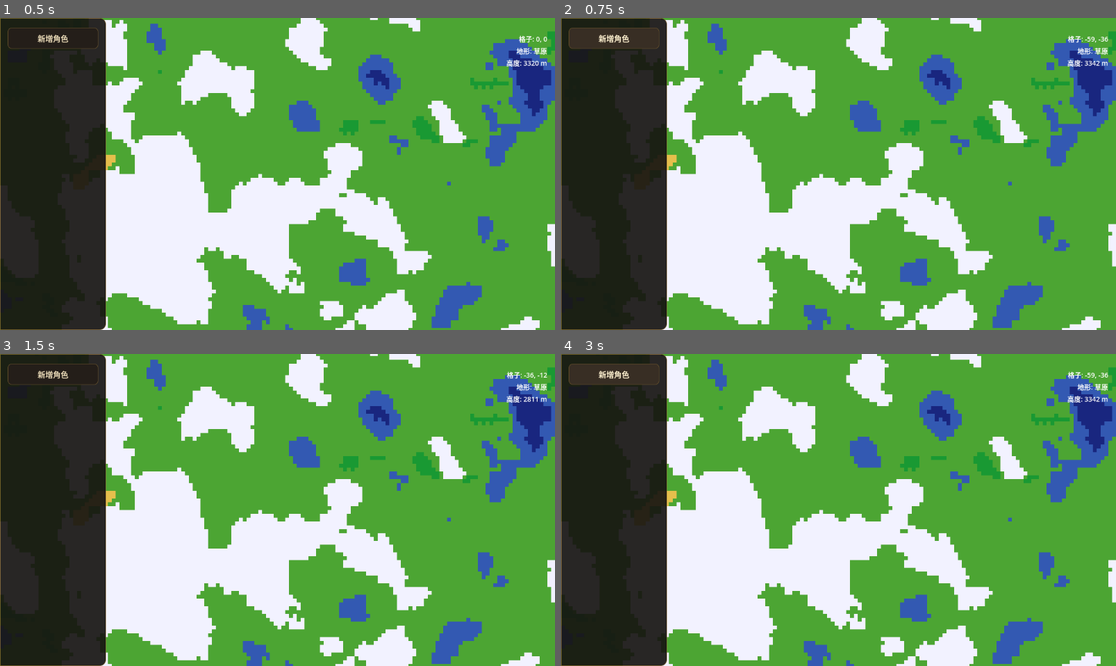
Above: before the commit, frames 1-4 (two rows, left to right).
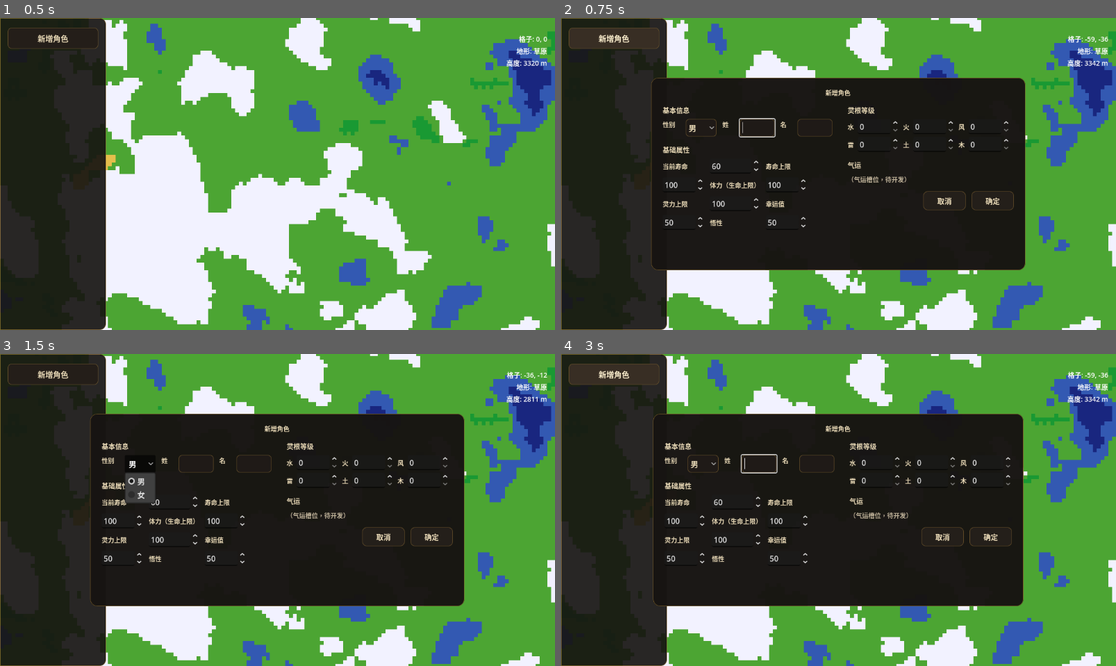
Above: after the commit, the same moments.

Repository: iiishop/cultivation-simulator
Game: Godot game, scene res://Scenes/map_view.tscn
Two runs of this game, one before a commit and one after it. Both use one fixed random seed, a clock stepped at 60 frames per second and the inputs below.
Inputs (mouse positions are in pixels of both pictures, inside the frame that each line leads up to):
- Up to frame 1 (0.5 s): no input
- Up to frame 2 (0.75 s): click "新增角色" at 0.5 s
- Up to frame 3 (1.5 s): click (138, 463) at 1.25 s, where only the run after the commit has a clickable "男"
- Up to frame 4 (3 s): click (943, 538) at 2 s, where only the run after the commit has a clickable "取消"; click "新增角色" at 2.75 s

Frame 1 is identical in both runs. In frame 2, 40% of the frame differs, in the area x 16-84%, y 19-81%; in frame 3, 40%; in frame 4, 40%.

Commit message:
feat: Implement character addition panel in sidebar
- Added a PopupPanel for character creation in sidebar.gd, enhancing user interaction.
- Preloaded and instantiated the AddCharacterPanel scene when the add character button is pressed.
- Connected the character creation signal to handle newly created characters, preparing for future integration into the character list or save system.

Diff:
--- /dev/null
+++ b/Elements/AddCharacterPanel.tscn
@@ -0,0 +1,304 @@
+[gd_scene load_steps=2 format=3 uid="uid://add_character_panel_001"]
+
+[ext_resource type="Script" path="res://Scripts/add_character_panel.gd" id="1_script"]
+
+[node name="AddCharacterPanel" type="PopupPanel"]
+process_mode = 3
+script = ExtResource("1_script")
+size = Vector2i(720, 400)
+
+[node name="MarginContainer" type="MarginContainer" parent="."]
+layout_mode = 1
+anchors_preset = 15
+anchor_right = 1.0
+anchor_bottom = 1.0
+grow_horizontal = 2
+grow_vertical = 2
+theme_override_constants/margin_left = 24
+theme_override_constants/margin_top = 20
+theme_override_constants/margin_right = 24
+theme_override_constants/margin_bottom = 20
+
+[node name="ScrollContainer" type="ScrollContainer" parent="MarginContainer"]
+layout_mode = 2
+size_flags_vertical = 3
+horizontal_scroll_mode = 0
+
+[node name="VBox" type="VBoxContainer" parent="MarginContainer/ScrollContainer"]
+unique_name_in_owner = true
+layout_mode = 2
+size_flags_horizontal = 3
+theme_override_constants/separation = 16
+
+[node name="Title" type="Label" parent="MarginContainer/ScrollContainer/VBox"]
+unique_name_in_owner = true
+layout_mode = 2
+text = "新增角色"
+horizontal_alignment = 1
+
+[node name="MainHBox" type="HBoxContainer" parent="MarginContainer/ScrollContainer/VBox"]
+layout_mode = 2
+theme_override_constants/separation = 32
+size_flags_horizontal = 3
+
+[node name="LeftCol" type="VBoxContainer" parent="MarginContainer/ScrollContainer/VBox/MainHBox"]
+layout_mode = 2
+size_flags_horizontal = 3
+theme_override_constants/separation = 16
+
+[node name="BasicSection" type="VBoxContainer" parent="MarginContainer/ScrollContainer/VBox/MainHBox/LeftCol"]
+layout_mode = 2
+theme_override_constants/separation = 8
+
+[node name="SectionLabel" type="Label" parent="MarginContainer/ScrollContainer/VBox/MainHBox/LeftCol/BasicSection"]
+layout_mode = 2
+text = "基本信息"
+
+[node name="BasicRow" type="HBoxContainer" parent="MarginContainer/ScrollContainer/VBox/MainHBox/LeftCol/BasicSection"]
+layout_mode = 2
+theme_override_constants/separation = 12
+
+[node name="GenderLabel" type="Label" parent="MarginContainer/ScrollContainer/VBox/MainHBox/LeftCol/BasicSection/BasicRow"]
+layout_mode = 2
+custom_minimum_size = Vector2(36, 0)
+size_flags_vertical = 1
+text = "性别"
+
+[node name="Gender" type="OptionButton" parent="MarginContainer/ScrollContainer/VBox/MainHBox/LeftCol/BasicSection/BasicRow"]
+unique_name_in_owner = true
+layout_mode = 2
+item_count = 2
+selected = 0
+size_flags_vertical = 1
+custom_minimum_size = Vector2(64, 0)
+text = "男"
+
+[node name="SurnameLabel" type="Label" parent="MarginContainer/ScrollContainer/VBox/MainHBox/LeftCol/BasicSection/BasicRow"]
+layout_mode = 2
+custom_minimum_size = Vector2(24, 0)
+size_flags_vertical = 1
+text = "姓"
+
+[node name="Surname" type="LineEdit" parent="MarginContainer/ScrollContainer/VBox/MainHBox/LeftCol/BasicSection/BasicRow"]
+unique_name_in_owner = true
+layout_mode = 2
+size_flags_horizontal = 3
+size_flags_vertical = 1
+placeholder_text = ""
+
+[node name="GivenNameLabel" type="Label" parent="MarginContainer/ScrollContainer/VBox/MainHBox/LeftCol/BasicSection/BasicRow"]
+layout_mode = 2
+custom_minimum_size = Vector2(24, 0)
+size_flags_vertical = 1
+text = "名"
+
+[node name="GivenName" type="LineEdit" parent="MarginContainer/ScrollContainer/VBox/MainHBox/LeftCol/BasicSection/BasicRow"]
+unique_name_in_owner = true
+layout_mode = 2
+size_flags_horizontal = 3
+size_flags_vertical = 1
+placeholder_text = ""
+
+[node name="StatsSection" type="VBoxContainer" parent="MarginContainer/ScrollContainer/VBox/MainHBox/LeftCol"]
+layout_mode = 2
+theme_override_constants/separation = 8
+
+[node name="SectionLabel" type="Label" parent="MarginContainer/ScrollContainer/VBox/MainHBox/LeftCol/StatsSection"]
+layout_mode = 2
+text = "基础属性"
+
+[node name="Grid" type="GridContainer" parent="MarginContainer/ScrollContainer/VBox/MainHBox/LeftCol/StatsSection"]
+layout_mode = 2
+theme_override_constants/h_separation = 12
+theme_override_constants/v_separation = 8
+columns = 3
+
+[node name="LifespanCurrLabel" type="Label" parent="MarginContainer/ScrollContainer/VBox/MainHBox/LeftCol/StatsSection/Grid"]
+layout_mode = 2
+custom_minimum_size = Vector2(72, 0)
+text = "当前寿命"
+
+[node name="LifespanCurrent" type="SpinBox" parent="MarginContainer/ScrollContainer/VBox/MainHBox/LeftCol/StatsSection/Grid"]
+unique_name_in_owner = true
+layout_mode = 2
+min_value = 0.0
+max_value = 9999.0
+value = 60.0
+
+[node name="LifespanMaxLabel" type="Label" parent="MarginContainer/ScrollContainer/VBox/MainHBox/LeftCol/StatsSection/Grid"]
+layout_mode = 2
+custom_minimum_size = Vector2(72, 0)
+text = "寿命上限"
+
+[node name="LifespanMax" type="SpinBox" parent="MarginContainer/ScrollContainer/VBox/MainHBox/LeftCol/StatsSection/Grid"]
+unique_name_in_owner = true
+layout_mode = 2
+min_value = 1.0
+max_value = 9999.0
+value = 100.0
+
+[node name="StaminaLabel" type="Label" parent="MarginContainer/ScrollContainer/VBox/MainHBox/LeftCol/StatsSection/Grid"]
+layout_mode = 2
+custom_minimum_size = Vector2(72, 0)
+text = "体力（生命上限）"
+
+[node name="StaminaMax" type="SpinBox" parent="MarginContainer/ScrollContainer/VBox/MainHBox/LeftCol/StatsSection/Grid"]
+unique_name_in_owner = true
+layout_mode = 2
+min_value = 1.0
+max_value = 99999.0
+value = 100.0
+
+[node name="SpiritLabel" type="Label" parent="MarginContainer/ScrollContainer/VBox/MainHBox/LeftCol/StatsSection/Grid"]
+layout_mode = 2
+custom_minimum_size = Vector2(72, 0)
+text = "灵力上限"
+
+[node name="SpiritMax" type="SpinBox" parent="MarginContainer/ScrollContainer/VBox/MainHBox/LeftCol/StatsSection/Grid"]
+unique_name_in_owner = true
+layout_mode = 2
+min_value = 0.0
+max_value = 99999.0
+value = 100.0
+
+[node name="LuckLabel" type="Label" parent="MarginContainer/ScrollContainer/VBox/MainHBox/LeftCol/StatsSection/Grid"]
+layout_mode = 2
+custom_minimum_size = Vector2(72, 0)
+text = "幸运值"
+
+[node name="Luck" type="SpinBox" parent="MarginContainer/ScrollContainer/VBox/MainHBox/LeftCol/StatsSection/Grid"]
+unique_name_in_owner = true
+layout_mode = 2
+min_value = 0.0
+max_value = 999.0
+value = 50.0
+
+[node name="ComprehensionLabel" type="Label" parent="MarginContainer/ScrollContainer/VBox/MainHBox/LeftCol/StatsSection/Grid"]
+layout_mode = 2
+custom_minimum_size = Vector2(72, 0)
+text = "悟性"
+
+[node name="Comprehension" type="SpinBox" parent="MarginContainer/ScrollContainer/VBox/MainHBox/LeftCol/StatsSection/Grid"]
+unique_name_in_owner = true
+layout_mode = 2
+min_value = 0.0
+max_value = 999.0
+value = 50.0
+
+[node name="RightCol" type="VBoxContainer" parent="MarginContainer/ScrollContainer/VBox/MainHBox"]
+layout_mode = 2
+size_flags_horizontal = 3
+theme_override_constants/separation = 16
+
+[node name="RootsSection" type="VBoxContainer" parent="MarginContainer/ScrollContainer/VBox/MainHBox/RightCol"]
+layout_mode = 2
+theme_override_constants/separation = 8
+
+[node name="SectionLabel" type="Label" parent="MarginContainer/ScrollContainer/VBox/MainHBox/RightCol/RootsSection"]
+layout_mode = 2
+text = "灵根等级"
+
+[node name="RootsGrid" type="GridContainer" parent="MarginContainer/ScrollContainer/VBox/MainHBox/RightCol/RootsSection"]
+layout_mode = 2
+theme_override_constants/h_separation = 8
+theme_override_constants/v_separation = 6
+columns = 6
+
+[node name="WaterLabel" type="Label" parent="MarginContainer/ScrollContainer/VBox/MainHBox/RightCol/RootsSection/RootsGrid"]
+layout_mode = 2
+text = "水"
+
+[node name="RootWater" type="SpinBox" parent="MarginContainer/ScrollContainer/VBox/MainHBox/RightCol/RootsSection/RootsGrid"]
+unique_name_in_owner = true
+layout_mode = 2
+min_value = 0.0
+max_value = 99.0
+value = 0.0
+
+[node name="FireLabel" type="Label" parent="MarginContainer/ScrollContainer/VBox/MainHBox/RightCol/RootsSection/RootsGrid"]
+layout_mode = 2
+text = "火"
+
+[node name="RootFire" type="SpinBox" parent="MarginContainer/ScrollContainer/VBox/MainHBox/RightCol/RootsSection/RootsGrid"]
+unique_name_in_owner = true
+layout_mode = 2
+min_value = 0.0
+max_value = 99.0
+value = 0.0
+
+[node name="WindLabel" type="Label" parent="MarginContainer/ScrollContainer/VBox/MainHBox/RightCol/RootsSection/RootsGrid"]
+layout_mode = 2
+text = "风"
+
+[node name="RootWind" type="SpinBox" parent="MarginContainer/ScrollContainer/VBox/MainHBox/RightCol/RootsSection/RootsGrid"]
+unique_name_in_owner = true
+layout_mode = 2
+min_value = 0.0
+max_value = 99.0
+value = 0.0
+
+[node name="ThunderLabel" type="Label" parent="MarginContainer/ScrollContainer/VBox/MainHBox/RightCol/RootsSection/RootsGrid"]
+layout_mode = 2
+text = "雷"
+
+[node name="RootThunder" type="SpinBox" parent="MarginContainer/ScrollContainer/VBox/MainHBox/RightCol/RootsSection/RootsGrid"]
+unique_name_in_owner = true
+layout_mode = 2
+min_value = 0.0
+max_value = 99.0
+value = 0.0
+
+[node name="EarthLabel" type="Label" parent="MarginContainer/ScrollContainer/VBox/MainHBox/RightCol/RootsSection/RootsGrid"]
+layout_mode = 2
+text = "土"
+
+[node name="RootEarth" type="SpinBox" parent="MarginContainer/ScrollContainer/VBox/MainHBox/RightCol/RootsSection/RootsGrid"]
+unique_name_in_owner = true
+layout_mode = 2
+min_value = 0.0
+max_value = 99.0
+value = 0.0
+
+[node name="WoodLabel" type="Label" parent="MarginContainer/ScrollContainer/VBox/MainHBox/RightCol/RootsSection/RootsGrid"]
+layout_mode = 2
+text = "木"
+
+[node name="RootWood" type="SpinBox" parent="MarginContainer/ScrollContainer/VBox/MainHBox/RightCol/RootsSection/RootsGrid"]
+unique_name_in_owner = true
+layout_mode = 2
+min_value = 0.0
+max_value = 99.0
+value = 0.0
+
+[node name="FortuneSection" type="VBoxContainer" parent="MarginContainer/ScrollContainer/VBox/MainHBox/RightCol"]
+layout_mode = 2
+theme_override_constants/separation = 8
+
+[node name="SectionLabel" type="Label" parent="MarginContainer/ScrollContainer/VBox/MainHBox/RightCol/FortuneSection"]
+layout_mode = 2
+text = "气运"
+
+[node name="FortuneSlot" type="Label" parent="MarginContainer/ScrollContainer/VBox/MainHBox/RightCol/FortuneSection"]
+unique_name_in_owner = true
+layout_mode = 2
+text = "（气运槽位，待开发）"
+
+[node name="ButtonsRow" type="HBoxContainer" parent="MarginContainer/ScrollContainer/VBox/MainHBox/RightCol"]
+layout_mode = 2
+theme_override_constants/separation = 12
+
+[node name="Spacer" type="Control" parent="MarginContainer/ScrollContainer/VBox/MainHBox/RightCol/ButtonsRow"]
+layout_mode = 2
+size_flags_horizontal = 3
+
+[node name="BtnCancel" type="Button" parent="MarginContainer/ScrollContainer/VBox/MainHBox/RightCol/ButtonsRow"]
+unique_name_in_owner = true
+layout_mode = 2
+custom_minimum_size = Vector2(88, 0)
+text = "取消"
+
+[node name="BtnConfirm" type="Button" parent="MarginContainer/ScrollContainer/VBox/MainHBox/RightCol/ButtonsRow"]
+unique_name_in_owner = true
+layout_mode = 2
+custom_minimum_size = Vector2(88, 0)
+text = "确定"
--- /dev/null
+++ b/Scripts/add_character_panel.gd
@@ -0,0 +1,191 @@
+extends PopupPanel
+
+## 新增角色弹窗：填写性别、姓名、基础属性、灵根、气运槽；与设置/暂停同风格
+
+const CharacterScript := preload("res://Scripts/character.gd")
+
+signal character_created(character: Resource)
+
+@onready var _title: Label = %Title
+@onready var _gender: OptionButton = %Gender
+@onready var _surname: LineEdit = %Surname
+@onready var _given_name: LineEdit = %GivenName
+@onready var _lifespan_current: SpinBox = %LifespanCurrent
+@onready var _lifespan_max: SpinBox = %LifespanMax
+@onready var _stamina_max: SpinBox = %StaminaMax
+@onready var _spirit_max: SpinBox = %SpiritMax
+@onready var _luck: SpinBox = %Luck
+@onready var _comprehension: SpinBox = %Comprehension
+@onready var _root_water: SpinBox = %RootWater
+@onready var _root_fire: SpinBox = %RootFire
+@onready var _root_wind: SpinBox = %RootWind
+@onready var _root_thunder: SpinBox = %RootThunder
+@onready var _root_earth: SpinBox = %RootEarth
+@onready var _root_wood: SpinBox = %RootWood
+@onready var _fortune_slot: Label = %FortuneSlot
+@onready var _btn_confirm: Button = %BtnConfirm
+@onready var _btn_cancel: Button = %BtnCancel
+
+const _PANEL_BG := Color(0.09, 0.08, 0.07, 0.98)
+const _PANEL_BORDER := Color(0.55, 0.42, 0.18, 0.9)
+const _BTN_BG := Color(0.14, 0.12, 0.10, 1.0)
+const _BTN_HOVER := Color(0.22, 0.18, 0.14, 1.0)
+const _BTN_PRESSED := Color(0.08, 0.07, 0.06, 1.0)
+const _BTN_BORDER := Color(0.45, 0.35, 0.18, 0.8)
+const _TITLE_COLOR := Color(0.92, 0.86, 0.72, 1.0)
+const _INPUT_BG := Color(0.12, 0.10, 0.09, 1.0)
+const _FONT_TITLE := 20
+const _FONT_SECTION := 14
+const _FONT_BTN := 15
+const _FONT_LABEL := 13
+
+
+func _ready() -> void:
+	# 从侧栏打开时游戏可能未暂停，必须能接收输入
+	process_mode = Node.PROCESS_MODE_ALWAYS
+	_apply_theme()
+	_gender.clear()
+	_gender.add_item(CharacterScript.GENDER_NAMES[CharacterScript.Gender.MALE], int(CharacterScript.Gender.MALE))
+	_gender.add_item(CharacterScript.GENDER_NAMES[CharacterScript.Gender.FEMALE], int(CharacterScript.Gender.FEMALE))
+	_btn_confirm.pressed.connect(_on_confirm_pressed)
+	_btn_cancel.pressed.connect(hide)
+	close_requested.connect(hide)
+
+
+func _apply_theme() -> void:
+	var panel_style := StyleBoxFlat.new()
+	panel_style.bg_color = _PANEL_BG
+	panel_style.border_color = _PANEL_BORDER
+	panel_style.set_border_width_all(1)
+	panel_style.set_corner_radius_all(14)
+	panel_style.set_content_margin_all(0)
+	add_theme_stylebox_override("panel", panel_style)
+	if _title:
+		_title.add_theme_font_size_override("font_size", _FONT_TITLE)
+		_title.add_theme_color_override("font_color", _TITLE_COLOR)
+	for btn in [_btn_confirm, _btn_cancel]:
+		if not is_instance_valid(btn):
+			continue
+		btn.add_theme_font_size_override("font_size", _FONT_BTN)
+		btn.custom_minimum_size.y = 36
+		var sb := StyleBoxFlat.new()
+		sb.bg_color = _BTN_BG
+		sb.border_color = _BTN_BORDER
+		sb.set_border_width_all(1)
+		sb.set_corner_radius_all(8)
+		sb.set_content_margin_all(8)
+		btn.add_theme_stylebox_override("normal", sb)
+		btn.add_theme_stylebox_override("hover", _make_style(_BTN_HOVER))
+		btn.add_theme_stylebox_override("pressed", _make_style(_BTN_PRESSED))
+		btn.add_theme_color_override("font_color", _TITLE_COLOR)
+	for le in [_surname, _given_name]:
+		if not is_instance_valid(le):
+			continue
+		le.add_theme_color_override("font_color", _TITLE_COLOR)
+		var sb_le := StyleBoxFlat.new()
+		sb_le.bg_color = _INPUT_BG
+		sb_le.border_color = _BTN_BORDER
+		sb_le.set_border_width_all(1)
+		sb_le.set_corner_radius_all(6)
+		sb_le.set_content_margin_all(6)
+		le.add_theme_stylebox_override("normal", sb_le)
+	if _gender:
+		_gender.add_theme_color_override("font_color", _TITLE_COLOR)
+		var sb_opt := StyleBoxFlat.new()
+		sb_opt.bg_color = _INPUT_BG
+		sb_opt.border_color = _BTN_BORDER
+		sb_opt.set_border_width_all(1)
+		sb_opt.set_corner_radius_all(6)
+		sb_opt.set_content_margin_all(6)
+		_gender.add_theme_stylebox_override("normal", sb_opt)
+	_apply_spinbox_theme()
+	_apply_label_color($MarginContainer/ScrollContainer/VBox)
+	if _fortune_slot:
+		_fortune_slot.add_theme_color_override("font_color", Color(0.75, 0.7, 0.6, 1.0))
+
+
+func _make_style(bg: Color) -> StyleBoxFlat:
+	var s := StyleBoxFlat.new()
+	s.bg_color = bg
+	s.border_color = _BTN_BORDER
+	s.set_border_width_all(1)
+	s.set_corner_radius_all(8)
+	s.set_content_margin_all(8)
+	return s
+
+
+func _apply_spinbox_theme() -> void:
+	var spinboxes: Array[SpinBox] = [
+		_lifespan_current, _lifespan_max, _stamina_max, _spirit_max, _luck, _comprehension,
+		_root_water, _root_fire, _root_wind, _root_thunder, _root_earth, _root_wood
+	]
+	for sb in spinboxes:
+		if not is_instance_valid(sb):
+			continue
+		sb.custom_minimum_size.y = 28
+		sb.add_theme_font_size_override("font_size", _FONT_LABEL)
+		sb.add_theme_color_override("font_color", _TITLE_COLOR)
+		var s := StyleBoxFlat.new()
+		s.bg_color = _INPUT_BG
+		s.border_color = _BTN_BORDER
+		s.set_border_width_all(1)
+		s.set_corner_radius_all(6)
+		s.set_content_margin_all(6)
+		sb.add_theme_stylebox_override("normal", s)
+
+
+func _apply_label_color(root: Node) -> void:
+	if root is Label:
+		var lbl := root as Label
+		lbl.add_theme_color_override("font_color", _TITLE_COLOR)
+		var font_size := _FONT_SECTION if root.name == "SectionLabel" else _FONT_LABEL
+		lbl.add_theme_font_size_override("font_size", font_size)
+	for c in root.get_children():
+		_apply_label_color(c)
+
+
+func _on_confirm_pressed() -> void:
+	var ch = CharacterScript.new()
+	ch.gender = _gender.get_selected_id() as CharacterScript.Gender
+	ch.surname = _surname.text.strip_edges()
+	ch.given_name = _given_name.text.strip_edges()
+	ch.lifespan_current = int(_lifespan_current.value)
+	ch.lifespan_max = int(_lifespan_max.value)
+	ch.stamina_max = int(_stamina_max.value)
+	ch.spirit_max = int(_spirit_max.value)
+	ch.luck = int(_luck.value)
+	ch.comprehension = int(_comprehension.value)
+	ch.set_spirit_root_level(CharacterScript.SpiritRoot.WATER, int(_root_water.value))
+	ch.set_spirit_root_level(CharacterScript.SpiritRoot.FIRE, int(_root_fire.value))
+	ch.set_spirit_root_level(CharacterScript.SpiritRoot.WIND, int(_root_wind.value))
+	ch.set_spirit_root_level(CharacterScript.SpiritRoot.THUNDER, int(_root_thunder.value))
+	ch.set_spirit_root_level(CharacterScript.SpiritRoot.EARTH, int(_root_earth.value))
+	ch.set_spirit_root_level(CharacterScript.SpiritRoot.WOOD, int(_root_wood.value))
+	# 气运槽预留，ch.fortune 保持 null
+	character_created.emit(ch)
+	hide()
+
+
+func open_for_new() -> void:
+	_gender.selected = CharacterScript.Gender.MALE
+	_surname.text = ""
+	_given_name.text = ""
+	_lifespan_current.value = 60
+	_lifespan_max.value = 100
+	_stamina_max.value = 100
+	_spirit_max.value = 100
+	_luck.value = 50
+	_comprehension.value = 50
+	_root_water.value = 0
+	_root_fire.value = 0
+	_root_wind.value = 0
+	_root_thunder.value = 0
+	_root_earth.value = 0
+	_root_wood.value = 0
+	# 确保弹窗有固定尺寸，便于 ScrollContainer 正确计算滚动（Godot 4 文档：子节点 custom_minimum_size 决定可滚动范围）
+	size = Vector2i(720, 400)
+	min_size = Vector2i(600, 360)
+	popup_centered()
+	# 打开后焦点到第一个可编辑控件，便于键盘操作
+	await get_tree().process_frame
+	_surname.grab_focus()
--- /dev/null
+++ b/Scripts/character.gd
@@ -0,0 +1,67 @@
+extends Resource
+class_name Character
+
+## 人物：性别、姓名、基础属性、灵根等级、气运槽
+
+enum Gender { MALE, FEMALE }
+const GENDER_NAMES := ["男", "女"]
+
+## 灵根类型
+enum SpiritRoot {
+	WATER,   ## 水
+	FIRE,    ## 火
+	WIND,    ## 风
+	THUNDER, ## 雷
+	EARTH,   ## 土
+	WOOD     ## 木
+}
+const SPIRIT_ROOT_NAMES := ["水", "火", "风", "雷", "土", "木"]
+
+# ---- 基础信息 ----
+@export var gender: Gender = Gender.MALE
+@export var surname: String = ""
+@export var given_name: String = ""
+
+# ---- 基础属性 ----
+@export var lifespan_current: int = 60
+@export var lifespan_max: int = 100
+@export var stamina_max: int = 100   ## 体力（生命值上限）
+@export var spirit_max: int = 100   ## 灵力上限
+@export var luck: int = 50          ## 幸运值
+@export var comprehension: int = 50 ## 悟性
+
+# ---- 灵根等级（0 表示无/未开启） ----
+@export var spirit_root_water: int = 0
+@export var spirit_root_fire: int = 0
+@export var spirit_root_wind: int = 0
+@export var spirit_root_thunder: int = 0
+@export var spirit_root_earth: int = 0
+@export var spirit_root_wood: int = 0
+
+# ---- 气运槽（预留，类型为 Fortune） ----
+@export var fortune: Resource
+
+
+func get_full_name() -> String:
+	return surname + given_name
+
+
+func get_spirit_root_level(root: SpiritRoot) -> int:
+	match root:
+		SpiritRoot.WATER: return spirit_root_water
+		SpiritRoot.FIRE: return spirit_root_fire
+		SpiritRoot.WIND: return spirit_root_wind
+		SpiritRoot.THUNDER: return spirit_root_thunder
+		SpiritRoot.EARTH: return spirit_root_earth
+		SpiritRoot.WOOD: return spirit_root_wood
+	return 0
+
+
+func set_spirit_root_level(root: SpiritRoot, level: int) -> void:
+	match root:
+		SpiritRoot.WATER: spirit_root_water = level
+		SpiritRoot.FIRE: spirit_root_fire = level
+		SpiritRoot.WIND: spirit_root_wind = level
+		SpiritRoot.THUNDER: spirit_root_thunder = level
+		SpiritRoot.EARTH: spirit_root_earth = level
+		SpiritRoot.WOOD: spirit_root_wood = level
--- /dev/null
+++ b/Scripts/fortune.gd
@@ -0,0 +1,24 @@
+extends Resource
+class_name Fortune
+
+## 气运：名字 + 品阶（凡品 → 天品），后续扩展用
+
+enum Rank {
+	MORTAL,    ## 凡品
+	LOW,       ## 下品
+	MID,       ## 中品
+	HIGH,      ## 上品
+	DIVINE,    ## 神品
+	HEAVEN     ## 天品
+}
+
+const RANK_NAMES := ["凡品", "下品", "中品", "上品", "神品", "天品"]
+
+@export var display_name: String = ""
+@export var rank: Rank = Rank.MORTAL
+
+
+func get_rank_name() -> String:
+	if rank >= 0 and rank < RANK_NAMES.size():
+		return RANK_NAMES[rank]
+	return RANK_NAMES[0]
--- a/Scripts/sidebar.gd
+++ b/Scripts/sidebar.gd
@@ -3,6 +3,8 @@
 ## 左侧边栏：与暂停/设置同风格（仙侠风），内含「新增角色」等按钮
 
 @onready var _btn_add_character: Button = %BtnAddCharacter
+
+var _add_character_panel: PopupPanel
 
 const _PANEL_BG := Color(0.09, 0.08, 0.07, 0.92)
 const _PANEL_BORDER := Color(0.55, 0.42, 0.18, 0.9)
@@ -52,5 +54,14 @@
 
 
 func _on_add_character_pressed() -> void:
-	# 预留：打开新增角色流程
+	if _add_character_panel == null:
+		var AddCharacterPanelScene := preload("res://Elements/AddCharacterPanel.tscn") as PackedScene
+		_add_character_panel = AddCharacterPanelScene.instantiate() as PopupPanel
+		get_parent().add_child(_add_character_panel)
+		_add_character_panel.character_created.connect(_on_character_created)
+	_add_character_panel.open_for_new()
+
+
+func _on_character_created(_character: Resource) -> void:
+	# 预留：将角色加入列表或存档
 	pass
Not shown, added: Scripts/add_character_panel.gd.uid
Not shown, added: Scripts/character.gd.uid
Not shown, added: Scripts/fortune.gd.uid
